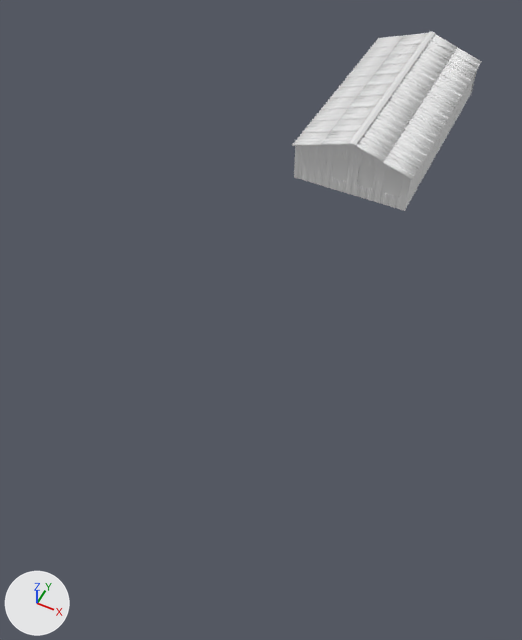
The Blender file BlendfilesCloud/TrainStation.blend as it was, and as the next commit left it.
One viewpoint serves both versions: a 50 mm camera at (9.2, -34.5, 23.3) aimed at (-0.7, -14.6, -1.5). Every picture has the same lights, and +X, +Y and +Z are marked at lower left.

The scene before the commit, as lines of its bpy script (objects in view):
```python
ob_plane_003 = bpy.data.objects.new('Plane.003', me_plane_007)
ob_plane_003.location = (0.81, 5.51, 2.71)
ob_plane_003.rotation_euler = (0.0, -0.319, 3.142)  # degrees (0, -18, 180)
ob_plane_004 = bpy.data.objects.new('Plane.004', me_plane_006)
ob_plane_004.location = (-0.82, -5.45, 2.69)
ob_plane_004.rotation_euler = (0.0, -0.319, 0.0)  # degrees (0, -18, 0)
ob_plane_006 = bpy.data.objects.new('Plane.006', me_plane_009)
ob_plane_006.location = (0.0, 0.0, 0.0)
# also in view: 'Plane.005' at (0.0, 0.0, 3.0); 'Plane.007' at (-0.4, -6.0, 1.5); 'Plane.009' at (2.0, -6.0, 1.3); 'Plane.010' at (-2.0, -6.0, 1.3)
```
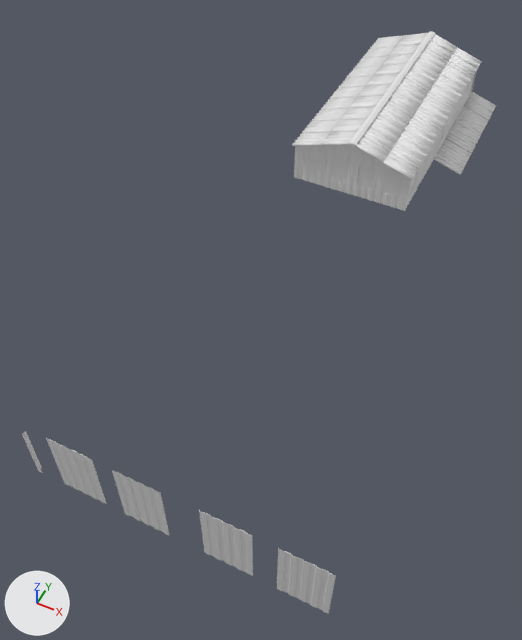
Changed parts and their boxes [x1, y1, x2, y2] in the pictures (522 x 640 px):
'Plane.031', added
    after: [434, 92, 496, 175]
'Plane.035', added
    after: [277, 548, 336, 614]
'Plane.034', added
    after: [199, 510, 253, 576]
'Plane.033', added
    after: [112, 470, 169, 535]
'Plane.032', added
    after: [46, 438, 107, 504]
'Cube.002', added
    after: [22, 431, 42, 473]

What changed in the scene script:
```text
Add me_cube_002:
    me_cube_002.from_pydata([(-3.06, -6.05, -0.04), (-3.06, -6.05, 2.39), (-2.87, -6.05, 2.39), (-2.87, -6.05, -0.04), (-3.06, -5.86, -0.04), (-3.06, -5.86, 2.39)], [], [(3, 2, 1, 0), (0, 1, 5, 4)])
    me_cube_002.polygons.foreach_set('use_smooth', [True] * 2)
Add ob_cube_002:
    ob_cube_002 = bpy.data.objects.new('Cube.002', me_cube_002)  # modifiers BEVEL
    ob_cube_002.location = (-1.0, -20.0, 0.0)
Add ob_plane_035:
    ob_plane_035 = bpy.data.objects.new('Plane.035', me_plane_012)  # 22 vertices, 10 faces; spans x -0.91..0.91, y -0.16..0.0, z 0.0..3.0; modifiers BEVEL, SOLIDIFY, BOOLEAN, BOOLEAN
    ob_plane_035.location = (6.49, -25.95, -0.05)
Add ob_windows:
    ob_windows = bpy.data.objects.new('Windows', me_cube_1)  # 112 vertices, 84 faces; spans x -11.43..3.28, y -0.75..11.8, z -0.55..0.75
    ob_windows.location = (2.229, -6.022, 1.193)
    ob_windows.scale = (0.533, 1.0, 1.0)
Add ob_plane_034:
    ob_plane_034 = bpy.data.objects.new('Plane.034', me_plane_011)  # 22 vertices, 10 faces; spans x -0.91..0.91, y -0.16..0.0, z 0.0..3.0; modifiers BEVEL, SOLIDIFY, BOOLEAN, BOOLEAN
    ob_plane_034.location = (3.79, -25.94, -0.05)
Add ob_plane_033:
    ob_plane_033 = bpy.data.objects.new('Plane.033', me_plane_010)  # 22 vertices, 10 faces; spans x -0.91..0.91, y -0.16..0.0, z 0.0..3.0; modifiers BEVEL, BOOLEAN
    ob_plane_033.location = (0.59, -25.95, -0.05)
Add ob_plane_032:
    ob_plane_032 = bpy.data.objects.new('Plane.032', me_plane_005)  # 22 vertices, 10 faces; spans x -0.91..0.91, y -0.16..0.0, z 0.0..3.0; modifiers BEVEL, SOLIDIFY, BOOLEAN, BOOLEAN
    ob_plane_032.location = (-2.01, -25.94, -0.05)
Add ob_plane_031:
    ob_plane_031 = bpy.data.objects.new('Plane.031', me_plane_007.copy())  # the mesh of ob_plane_003; modifiers BEVEL, SOLIDIFY, ARRAY, ARRAY
    ob_plane_031.location = (3.81, 5.51, -0.29)
    ob_plane_031.rotation_euler = (0.0, -0.319, 3.142)  # degrees (0, -18, 180)
```
